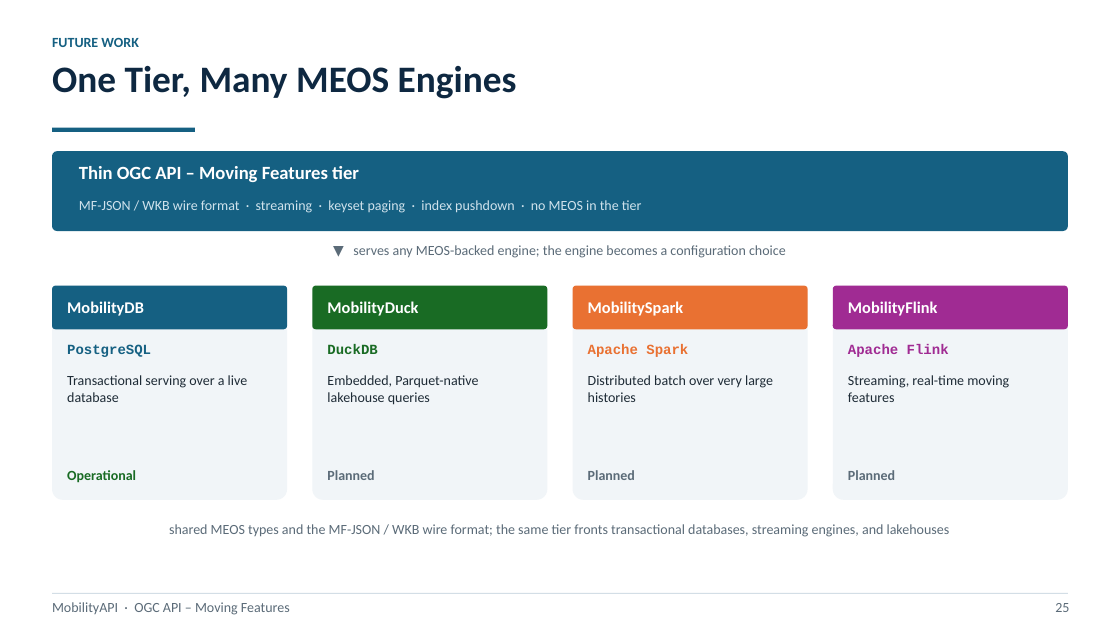
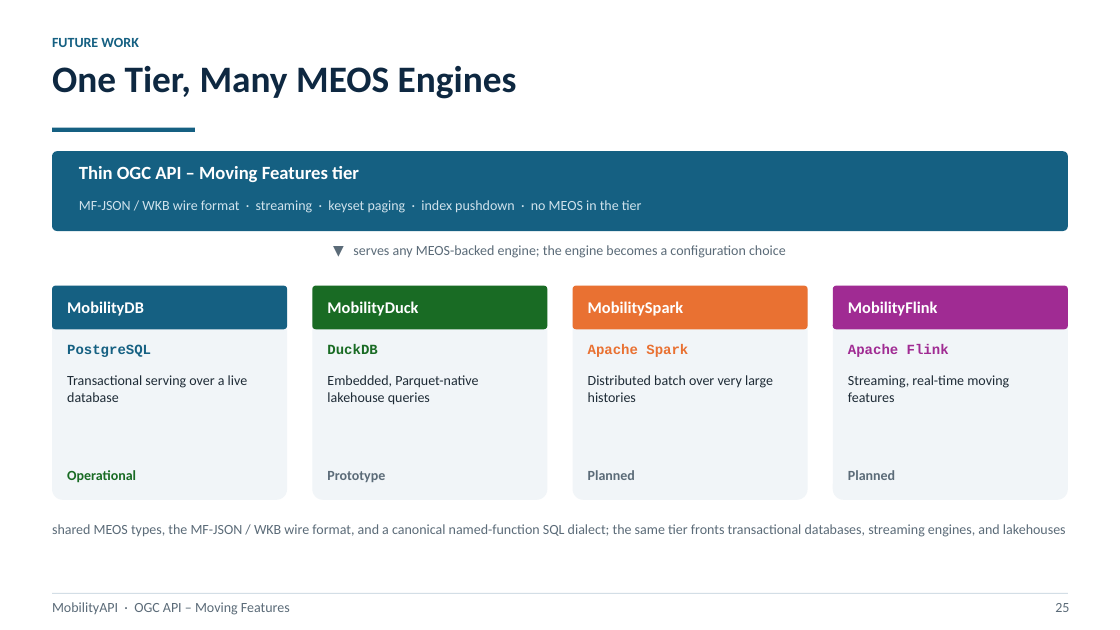
Before and after one commit to MobilityDB/MobilityAPI, a slide deck: slide 25 of MobilityAPI.pptx. Drawn at 1120x630 pixels with LibreOffice and Linux fonts; fonts in the diff are those of the drawing. Boxes give left, top, right and bottom in pixels: in the first picture for what was removed or moved away, otherwise in the second. Text is boxed around its words. In the diff, an @@ line names an element or a change of style, - is before the commit and + after.

Commit message:
Reflect the multi-engine backends on the Future Work slide
The Future Work slide marks MobilityDuck (DuckDB) as a prototype backend and
names the shared substrate the tier serves every engine over: MEOS types, the
MF-JSON / WKB wire format, and a canonical named-function SQL dialect.

```diff
--- a/MobilityAPI.pptx
+++ b/MobilityAPI.pptx
@@ text at [327, 471, 385, 482]: text changed @@
-Planned
+Prototype
@@ text at [52, 524, 1066, 537]: text changed @@
-shared MEOS types and the MF-JSON / WKB wire format; the same tier fronts transactional databases, streaming engines, and lakehouses
+shared MEOS types, the MF-JSON / WKB wire format, and a canonical named-function SQL dialect; the same tier fronts transactional databases, streaming engines, and lakehouses
```
Also in this commit, not shown: 1 other file.
